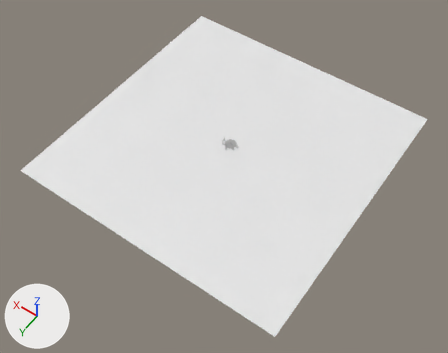
The glTF model src/gl/WhereIsGone/assets/scene/where-is-gone.glb: old version first, new version second.
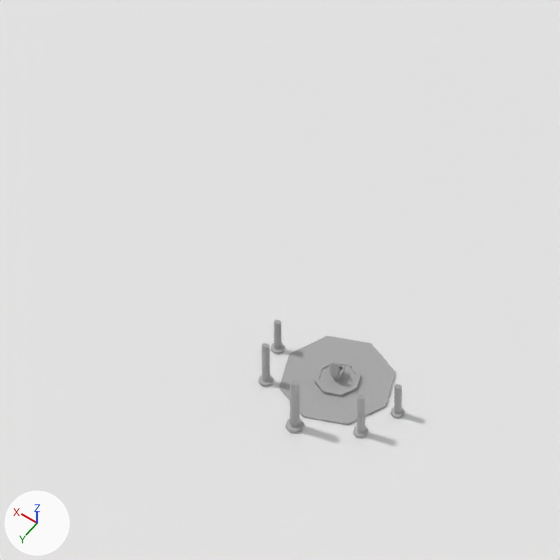
Each version is shown whole from a 50 mm lens placed at (-73.2, 106.1, 148.2), pointed at (-3.3, 8.3, -5.6), then close up on the part from 43% to 57% of the width and 29% to 46% of the height. The axes (+X, +Y, +Z) are drawn at lower left. The lights are the same throughout. Where no turn or scale is listed for an object, it has been applied to the vertices. Vertices at the same position are counted once.

The first close-up shows 'Dai', 'Nanika', 'Plane'.
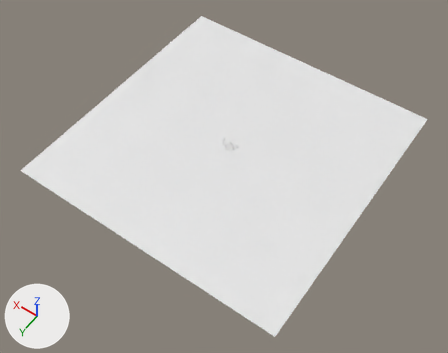
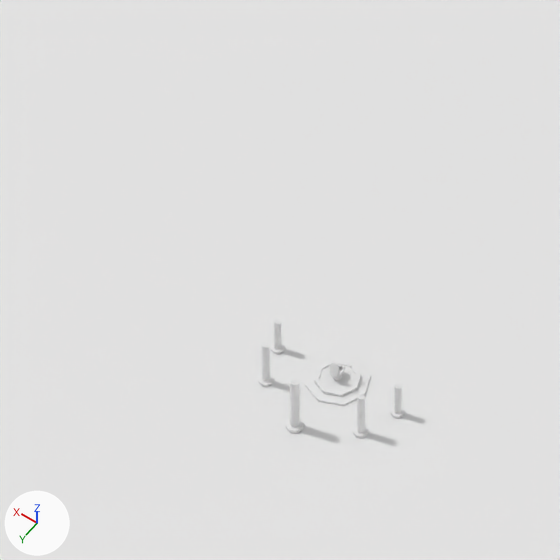
Where the newer file only moved an object's origin or applied its transform, the numbers keep the older frame.

What the commit changed:
me_circle_002 is used by ob_dai; location (0.0, 0.0, 0.0).
me_circle_002 had 56 vertices, 112 faces and spanned x -2.0..2.0, y -2.0..2.0, z 0.0..0.19.
me_circle_002 now has 56 vertices, 112 faces and spans x -1.13..1.13, y -1.13..1.13, z 0.0..0.19.
me_circle_002 part 1: 16 of 56 vertices moved; they spanned x -2.0..2.0, y -2.0..2.0, z 0.0..0.07 and now span x -1.13..1.13, y -1.13..1.13, z 0.0..0.05; mean shift (0.0, 0.0, -0.01); largest move (0.0, -2.0, 0.07) -> (0.8, -0.8, 0.05).
me_circle_002 part 2: 97 faces spanning x -1.13..1.13, y -1.13..1.13, z 0.0..0.19 switch from mat_defaultmat (grey #adadad) to no material.
me_circle_006 has 160 vertices, 270 faces and spans x -2.71..2.71, y -0.23..2.82, z 0.0..2.31.
me_circle_006 no longer uses material mat_defaultmat (grey #adadad).

Where the change shows, as pixel boxes [x1, y1, x2, y2] in the close-ups (560 x 560 px; the box of a moved part takes in the faces that stretch with it):
'Nanika', recoloured
    both: [258, 320, 405, 438]
part 1 of me_circle_002, moved or reshaped
    before: [279, 336, 396, 425]
    after: [305, 355, 370, 406]
part 2 of me_circle_002, recoloured (grey to white)
    both: [314, 360, 361, 397]
